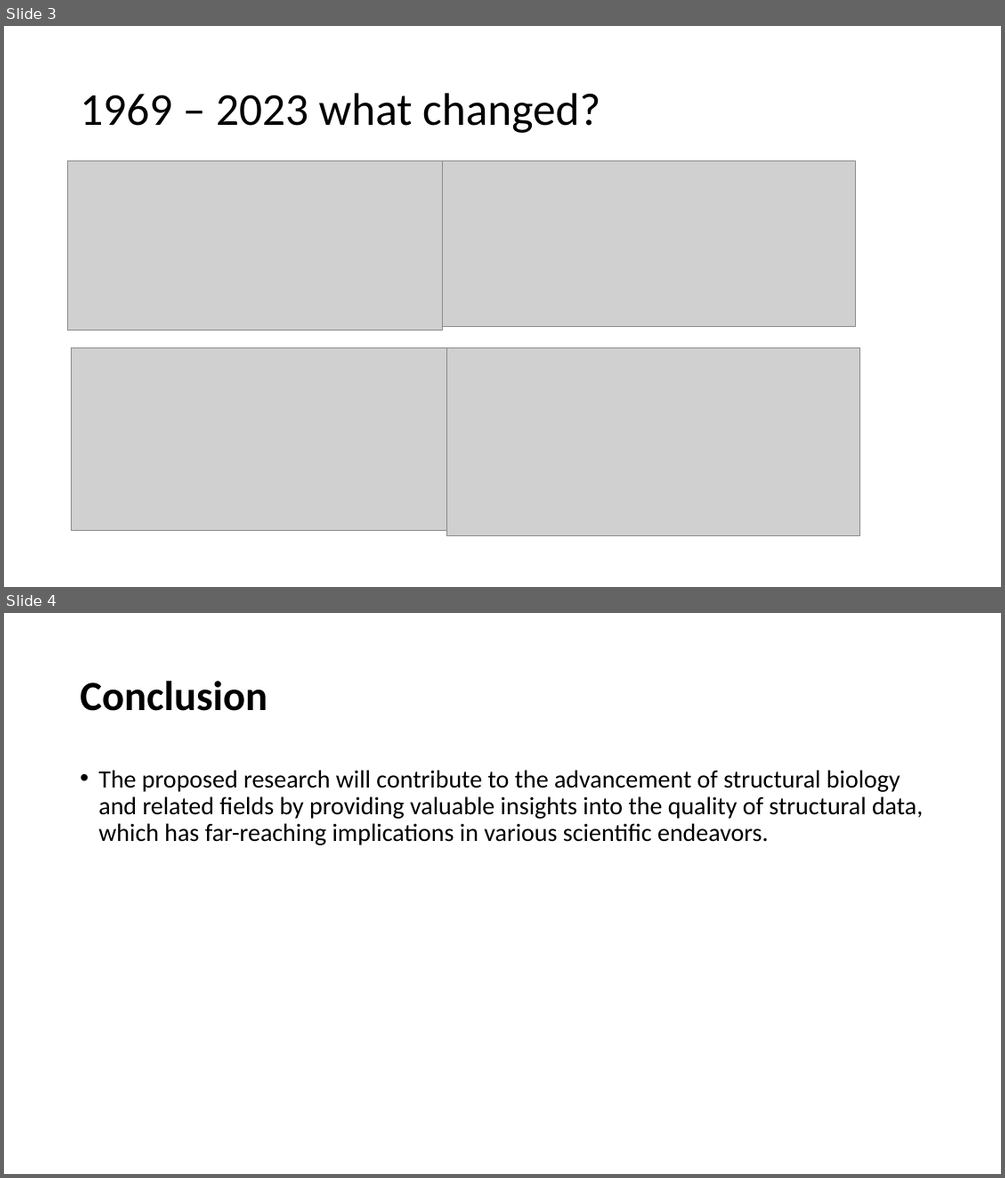
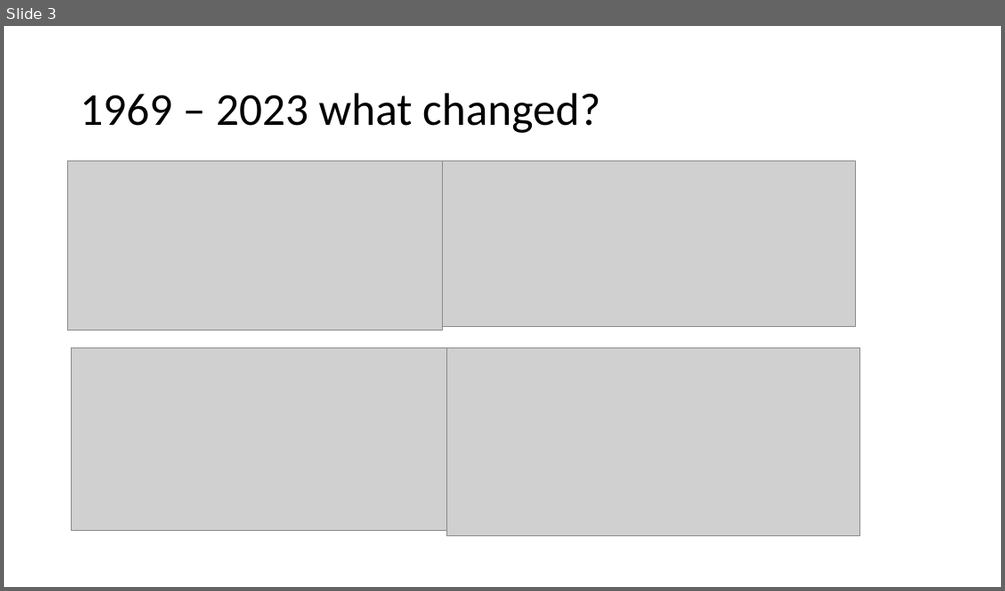
Before and after one commit to BIOS967/BIOS967_OBE, a slide deck: text/Utilizing R for Automated Extraction and Comprehensive Analysis.pptx. Shown one above the other, each under a label of ours: slides 3 and 4 before the commit, slide 3 after it. The pictures are 1005x1178 and 1005x591 pixels, drawn with LibreOffice and Linux fonts; fonts in the diff are those of the drawing; grey boxes stand for pictures. Boxes give left, top, right and bottom in pixels: in the first picture for what was removed or moved away, otherwise in the second. Text is boxed around its words. In the diff, an @@ line names an element or a change of style, - is before the commit and + after.

```diff
--- a/text/Utilizing R for Automated Extraction and Comprehensive Analysis.pptx
+++ b/text/Utilizing R for Automated Extraction and Comprehensive Analysis.pptx
@@ slide 4 removed at (4, 613, 1001, 1174), background #FFFFFF @@
@@ title removed at (80, 681, 267, 711) @@
-Conclusion
@@ text removed at (98, 770, 922, 845) @@
-• The proposed research will contribute to the advancement of structural biology and related fields by providing valuable insights into the quality of structural data, which has far-reaching implications in various scientific endeavors.
```
Also in this commit, not shown: 1 other file.
